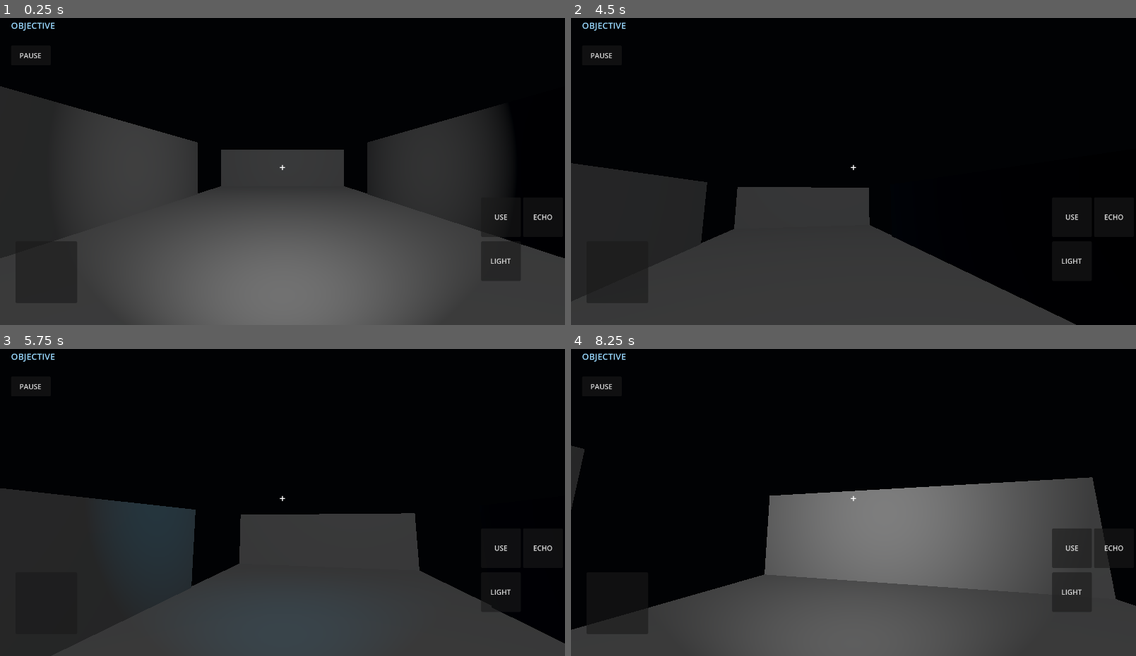
Above: before the commit, frames 1-4 (two rows, left to right).
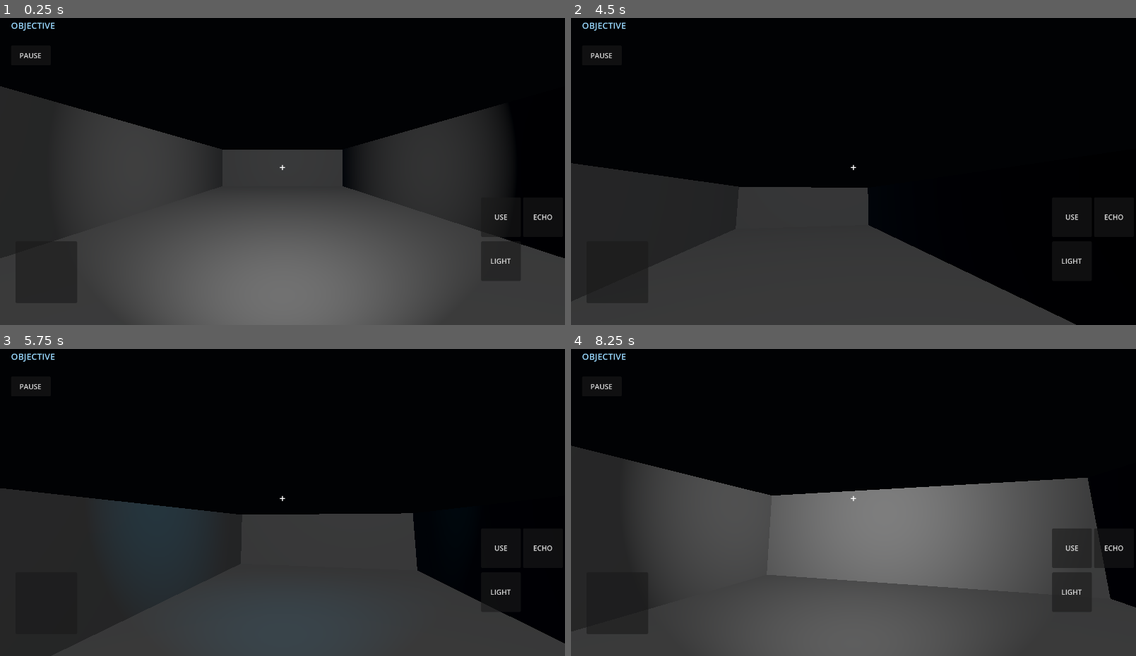
Above: after the commit, the same moments.

Repository: saimerawais1-collab/Echo-Lost
Game: Godot game, scene res://main.tscn
Same seed, same stepped clock (60 frames per second), same inputs: the game is played once before the commit and once after it.
Inputs (mouse positions are in pixels of both pictures, inside the frame that each line leads up to):
- Up to frame 1 (0.25 s): no input
- Up to frame 2 (4.5 s): click "LIGHT" at 0.5 s; click "ECHO" at 1.25 s; click "USE" at 2 s; click "PAUSE" at 2.75 s; click "RESTART" at 3.5 s; tap Enter (ui_accept) at 4.25 s; move the mouse to (881, 165) at 4.27 s; hold Up (ui_up) from 4.28 s (still down); tap F at 4.35 s
- Up to frame 3 (5.75 s): keep holding Up (ui_up); tap Enter (ui_accept) at 4.52, 5.27 s; move the mouse to (254, 499) at 5.02 s; tap R at 5.1 s
- Up to frame 4 (8.25 s): keep holding Up (ui_up); move the mouse to (864, 493) at 5.77 s; tap E at 5.85 s; move the mouse to (847, 502) at 6.52 s; tap C at 6.6 s; tap Enter (ui_accept) at 6.77, 7.52 s; move the mouse to (893, 502) at 7.27 s; tap F at 7.35 s; move the mouse to (808, 493) at 8.02 s; tap R at 8.1 s

The runs differ from the first frame. In frame 1, 0.8% of the frame differs, in the area x 35-65%, y 40-58%; in frame 2, 1.0%; in frame 3, 1.8%; in frame 4, 13%, in the area x 0-100%, y 32-92%.

Commit message:
Update main.tscn

Diff:
--- a/main.tscn
+++ b/main.tscn
@@ -1,5 +1,6 @@
 
-[gd_scene load_steps=12 format=3]
+
+[gd_scene load_steps=14 format=3]
 
 [ext_resource type="Script" path="res://scripts/GameManager.gd" id="1_game"]
 [ext_resource type="Script" path="res://scripts/Player.gd" id="2_player"]
@@ -18,6 +19,12 @@
 
 [sub_resource type="BoxShape3D" id="WallShape"]
 size = Vector3(10, 3, 0.2)
+
+[sub_resource type="BoxMesh" id="SideWallMesh"]
+size = Vector3(20, 3, 0.2)
+
+[sub_resource type="BoxShape3D" id="SideWallShape"]
+size = Vector3(20, 3, 0.2)
 
 [sub_resource type="CapsuleShape3D" id="PlayerCapsule"]
 radius = 0.35
@@ -75,20 +82,20 @@
 rotation = Vector3(0, 1.5708, 0)
 
 [node name="Mesh" type="MeshInstance3D" parent="LeftWall"]
-mesh = SubResource("WallMesh")
+mesh = SubResource("SideWallMesh")
 
 [node name="Collision" type="CollisionShape3D" parent="LeftWall"]
-shape = SubResource("WallShape")
+shape = SubResource("SideWallShape")
 
 [node name="RightWall" type="StaticBody3D" parent="."]
 position = Vector3(5, 1.5, 0)
 rotation = Vector3(0, 1.5708, 0)
 
 [node name="Mesh" type="MeshInstance3D" parent="RightWall"]
-mesh = SubResource("WallMesh")
+mesh = SubResource("SideWallMesh")
 
 [node name="Collision" type="CollisionShape3D" parent="RightWall"]
-shape = SubResource("WallShape")
+shape = SubResource("SideWallShape")
 
 [node name="Player" type="CharacterBody3D" parent="."]
 position = Vector3(0, 0.9, 7)
